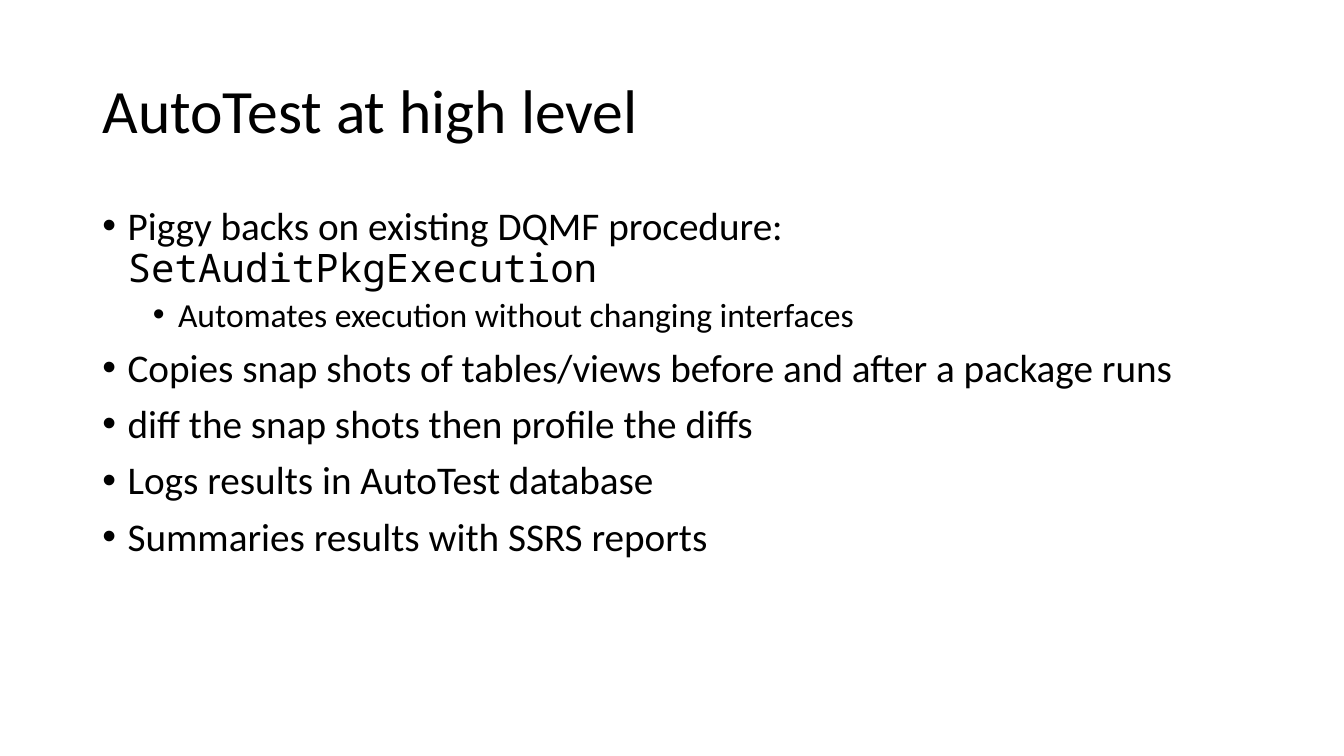
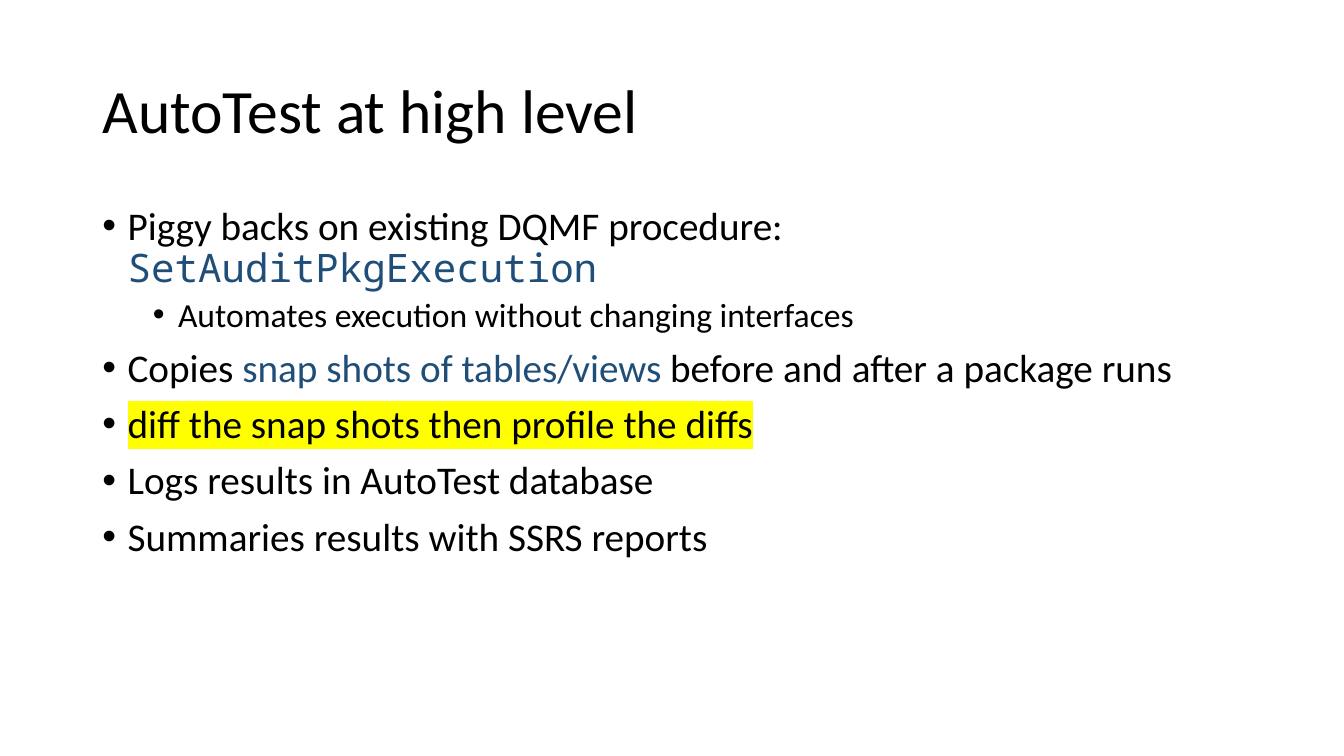
Before and after one commit to VCHDecisionSupport/MsSqlAutoTest, a slide deck: slide 4 of Documentation/AutoTest DevsPresentation.pptx (slide 5 before the commit). Drawn at 1344x756 pixels with LibreOffice and Linux fonts; fonts in the diff are those of the drawing. Boxes give left, top, right and bottom in pixels: in the first picture for what was removed or moved away, otherwise in the second. Text is boxed around its words. In the diff, an @@ line names an element or a change of style, - is before the commit and + after.

```diff
--- a/Documentation/AutoTest DevsPresentation.pptx
+++ b/Documentation/AutoTest DevsPresentation.pptx
@@ text at [128,212,1172,445]: text colour #000000 to #1F4E79 in "SetAuditPkgExecution", "snap shots of tables/views"; highlight none to #FFFF00 in "diff the snap shots then profile the ..." @@
```
Also in this commit, not shown: 2 other slides changed, 2 slides removed, 7 other files.
